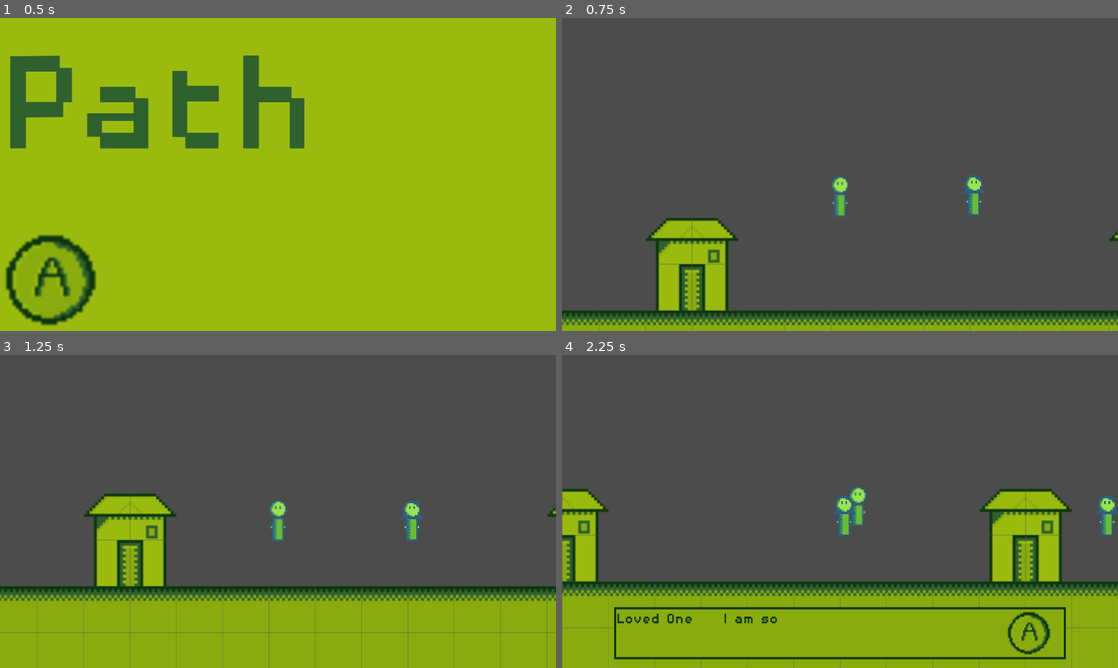
Above: before the commit, frames 1-4 (two rows, left to right).
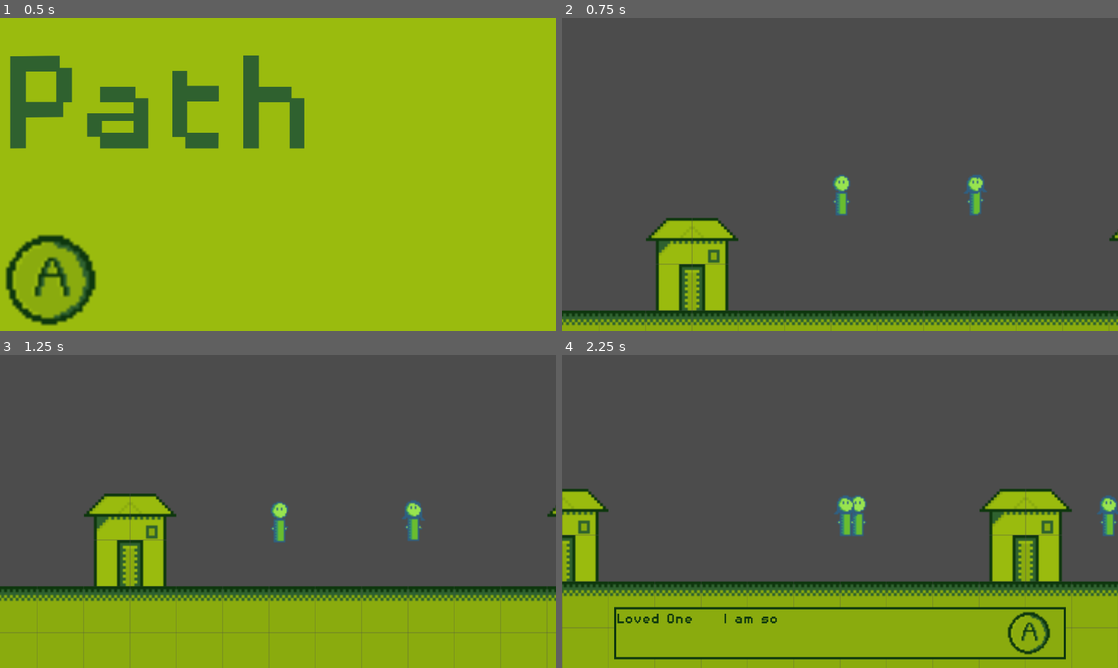
Above: after the commit, the same moments.

Repository: JamesPoole/godot-game
Game: Godot game, scene res://TitleScreen.tscn
Two runs of this game, one before a commit and one after it. Both use one fixed random seed, a clock stepped at 60 frames per second and the inputs below.
Inputs (mouse positions are in pixels of both pictures, inside the frame that each line leads up to):
- Up to frame 1 (0.5 s): no input
- Up to frame 2 (0.75 s): click (840, 280) at 0.5 s
- Up to frame 3 (1.25 s): no input
- Up to frame 4 (2.25 s): hold Right (ui_right) from 1.28 s (still down); tap E (interact) at 1.35, 2.1 s; tap Up (ui_up) at 1.52 s

Frame 1 is identical in both runs. In frame 2, 0.4% of the frame differs, in the area x 48-77%, y 50-64%; in frame 3, 0.4%; in frame 4, 0.7%, in the area x 48-100%, y 42-58%.

Commit message:
update animations

Diff:
--- a/Characters/Character.gd
+++ b/Characters/Character.gd
@@ -8,6 +8,8 @@
 
 var motion = Vector2()
 
+onready var character = get_node(".").get_name()
+
 func _ready():
 	pass
 
@@ -15,4 +17,7 @@
 	motion.y += GRAVITY
 	var friction = false
 
+	if character != "Hero":
+		$AnimatedSprite.play('standing')
+
 	motion = move_and_slide(motion, UP)
--- a/Characters/Character.tscn
+++ b/Characters/Character.tscn
@@ -1,14 +1,43 @@
-[gd_scene load_steps=6 format=2]
+[gd_scene load_steps=35 format=2]
 
 [ext_resource path="res://Characters/Character.gd" type="Script" id=1]
-[ext_resource path="res://assets/loved_one/loved-standing.png" type="Texture" id=2]
+[ext_resource path="res://assets/loved_one/standing/loved_one_standing_0.png" type="Texture" id=2]
+[ext_resource path="res://assets/loved_one/standing/loved_one_standing_1.png" type="Texture" id=3]
+[ext_resource path="res://assets/loved_one/standing/loved_one_standing_2.png" type="Texture" id=4]
+[ext_resource path="res://assets/loved_one/standing/loved_one_standing_3.png" type="Texture" id=5]
+[ext_resource path="res://assets/loved_one/standing/loved_one_standing_4.png" type="Texture" id=6]
+[ext_resource path="res://assets/loved_one/standing/loved_one_standing_5.png" type="Texture" id=7]
+[ext_resource path="res://assets/loved_one/standing/loved_one_standing_6.png" type="Texture" id=8]
+[ext_resource path="res://assets/loved_one/standing/loved_one_standing_7.png" type="Texture" id=9]
+[ext_resource path="res://assets/loved_one/standing/loved_one_standing_8.png" type="Texture" id=10]
+[ext_resource path="res://assets/loved_one/standing/loved_one_standing_9.png" type="Texture" id=11]
+[ext_resource path="res://assets/loved_one/standing/loved_one_standing_10.png" type="Texture" id=12]
+[ext_resource path="res://assets/loved_one/standing/loved_one_standing_11.png" type="Texture" id=13]
+[ext_resource path="res://assets/loved_one/standing/loved_one_standing_12.png" type="Texture" id=14]
+[ext_resource path="res://assets/loved_one/standing/loved_one_standing_13.png" type="Texture" id=15]
+[ext_resource path="res://assets/loved_one/standing/loved_one_standing_14.png" type="Texture" id=16]
+[ext_resource path="res://assets/loved_one/standing/loved_one_standing_15.png" type="Texture" id=17]
+[ext_resource path="res://assets/loved_one/standing/loved_one_standing_16.png" type="Texture" id=18]
+[ext_resource path="res://assets/loved_one/standing/loved_one_standing_17.png" type="Texture" id=19]
+[ext_resource path="res://assets/loved_one/standing/loved_one_standing_18.png" type="Texture" id=20]
+[ext_resource path="res://assets/loved_one/standing/loved_one_standing_19.png" type="Texture" id=21]
+[ext_resource path="res://assets/loved_one/standing/loved_one_standing_20.png" type="Texture" id=22]
+[ext_resource path="res://assets/loved_one/standing/loved_one_standing_21.png" type="Texture" id=23]
+[ext_resource path="res://assets/loved_one/standing/loved_one_standing_22.png" type="Texture" id=24]
+[ext_resource path="res://assets/loved_one/standing/loved_one_standing_23.png" type="Texture" id=25]
+[ext_resource path="res://assets/loved_one/standing/loved_one_standing_24.png" type="Texture" id=26]
+[ext_resource path="res://assets/loved_one/standing/loved_one_standing_25.png" type="Texture" id=27]
+[ext_resource path="res://assets/loved_one/standing/loved_one_standing_26.png" type="Texture" id=28]
+[ext_resource path="res://assets/loved_one/standing/loved_one_standing_27.png" type="Texture" id=29]
+[ext_resource path="res://assets/loved_one/standing/loved_one_standing_28.png" type="Texture" id=30]
+[ext_resource path="res://assets/loved_one/standing/loved_one_standing_29.png" type="Texture" id=31]
 
 [sub_resource type="SpriteFrames" id=1]
 animations = [ {
-"frames": [ ExtResource( 2 ) ],
+"frames": [ ExtResource( 2 ), ExtResource( 3 ), ExtResource( 4 ), ExtResource( 5 ), ExtResource( 6 ), ExtResource( 7 ), ExtResource( 8 ), ExtResource( 9 ), ExtResource( 10 ), ExtResource( 11 ), ExtResource( 12 ), ExtResource( 13 ), ExtResource( 14 ), ExtResource( 15 ), ExtResource( 16 ), ExtResource( 17 ), ExtResource( 18 ), ExtResource( 19 ), ExtResource( 20 ), ExtResource( 21 ), ExtResource( 22 ), ExtResource( 23 ), ExtResource( 24 ), ExtResource( 25 ), ExtResource( 26 ), ExtResource( 27 ), ExtResource( 28 ), ExtResource( 29 ), ExtResource( 30 ), ExtResource( 31 ) ],
 "loop": true,
 "name": "standing",
-"speed": 5.0
+"speed": 30.0
 } ]
 
 [sub_resource type="RayShape2D" id=2]
@@ -38,6 +67,5 @@
 position = Vector2( 0, 2.55773 )
 shape = SubResource( 3 )
 one_way_collision = true
-
 [connection signal="area_entered" from="Area2D" to="." method="_on_Area2D_area_entered"]
 [connection signal="area_exited" from="Area2D" to="." method="_on_Area2D_area_exited"]
--- a/Characters/Hero/Hero.tscn
+++ b/Characters/Hero/Hero.tscn
@@ -1,51 +1,79 @@
-[gd_scene load_steps=36 format=2]
+[gd_scene load_steps=64 format=2]
 
 [ext_resource path="res://Characters/Character.tscn" type="PackedScene" id=1]
 [ext_resource path="res://Characters/Hero/Hero.gd" type="Script" id=2]
-[ext_resource path="res://assets/hero/running/hero_running.png_0.png" type="Texture" id=3]
-[ext_resource path="res://assets/hero/running/hero_running.png_1.png" type="Texture" id=4]
-[ext_resource path="res://assets/hero/running/hero_running.png_2.png" type="Texture" id=5]
-[ext_resource path="res://assets/hero/running/hero_running.png_3.png" type="Texture" id=6]
-[ext_resource path="res://assets/hero/running/hero_running.png_4.png" type="Texture" id=7]
-[ext_resource path="res://assets/hero/running/hero_running.png_5.png" type="Texture" id=8]
-[ext_resource path="res://assets/hero/running/hero_running.png_6.png" type="Texture" id=9]
-[ext_resource path="res://assets/hero/running/hero_running.png_7.png" type="Texture" id=10]
-[ext_resource path="res://assets/hero/running/hero_running.png_8.png" type="Texture" id=11]
-[ext_resource path="res://assets/hero/running/hero_running.png_9.png" type="Texture" id=12]
-[ext_resource path="res://assets/hero/running/hero_running.png_10.png" type="Texture" id=13]
-[ext_resource path="res://assets/hero/running/hero_running.png_11.png" type="Texture" id=14]
-[ext_resource path="res://assets/hero/running/hero_running.png_12.png" type="Texture" id=15]
-[ext_resource path="res://assets/hero/running/hero_running.png_13.png" type="Texture" id=16]
-[ext_resource path="res://assets/hero/running/hero_running.png_14.png" type="Texture" id=17]
-[ext_resource path="res://assets/hero/running/hero_running.png_15.png" type="Texture" id=18]
-[ext_resource path="res://assets/hero/running/hero_running.png_16.png" type="Texture" id=19]
-[ext_resource path="res://assets/hero/running/hero_running.png_17.png" type="Texture" id=20]
-[ext_resource path="res://assets/hero/running/hero_running.png_18.png" type="Texture" id=21]
-[ext_resource path="res://assets/hero/running/hero_running.png_19.png" type="Texture" id=22]
-[ext_resource path="res://assets/hero/running/hero_running.png_20.png" type="Texture" id=23]
-[ext_resource path="res://assets/hero/running/hero_running.png_21.png" type="Texture" id=24]
-[ext_resource path="res://assets/hero/running/hero_running.png_22.png" type="Texture" id=25]
-[ext_resource path="res://assets/hero/running/hero_running.png_23.png" type="Texture" id=26]
-[ext_resource path="res://assets/hero/running/hero_running.png_24.png" type="Texture" id=27]
-[ext_resource path="res://assets/hero/running/hero_running.png_25.png" type="Texture" id=28]
-[ext_resource path="res://assets/hero/running/hero_running.png_26.png" type="Texture" id=29]
-[ext_resource path="res://assets/hero/running/hero_running.png_27.png" type="Texture" id=30]
-[ext_resource path="res://assets/hero/running/hero_running.png_28.png" type="Texture" id=31]
-[ext_resource path="res://assets/hero/running/hero_running.png_29.png" type="Texture" id=32]
-[ext_resource path="res://assets/hero/hero-standing.png" type="Texture" id=33]
-[ext_resource path="res://DialogueBox.tscn" type="PackedScene" id=34]
+[ext_resource path="res://assets/hero/standing/hero_standing_0.png" type="Texture" id=3]
+[ext_resource path="res://assets/hero/standing/hero_standing_1.png" type="Texture" id=4]
+[ext_resource path="res://assets/hero/standing/hero_standing_2.png" type="Texture" id=5]
+[ext_resource path="res://assets/hero/standing/hero_standing_3.png" type="Texture" id=6]
+[ext_resource path="res://assets/hero/standing/hero_standing_4.png" type="Texture" id=7]
+[ext_resource path="res://assets/hero/standing/hero_standing_5.png" type="Texture" id=8]
+[ext_resource path="res://assets/hero/standing/hero_standing_6.png" type="Texture" id=9]
+[ext_resource path="res://assets/hero/standing/hero_standing_7.png" type="Texture" id=10]
+[ext_resource path="res://assets/hero/standing/hero_standing_8.png" type="Texture" id=11]
+[ext_resource path="res://assets/hero/standing/hero_standing_9.png" type="Texture" id=12]
+[ext_resource path="res://assets/hero/standing/hero_standing_10.png" type="Texture" id=13]
+[ext_resource path="res://assets/hero/standing/hero_standing_11.png" type="Texture" id=14]
+[ext_resource path="res://assets/hero/standing/hero_standing_12.png" type="Texture" id=15]
+[ext_resource path="res://assets/hero/standing/hero_standing_13.png" type="Texture" id=16]
+[ext_resource path="res://assets/hero/standing/hero_standing_14.png" type="Texture" id=17]
+[ext_resource path="res://assets/hero/standing/hero_standing_15.png" type="Texture" id=18]
+[ext_resource path="res://assets/hero/standing/hero_standing_16.png" type="Texture" id=19]
+[ext_resource path="res://assets/hero/standing/hero_standing_17.png" type="Texture" id=20]
+[ext_resource path="res://assets/hero/standing/hero_standing_18.png" type="Texture" id=21]
+[ext_resource path="res://assets/hero/standing/hero_standing_19.png" type="Texture" id=22]
+[ext_resource path="res://assets/hero/standing/hero_standing_20.png" type="Texture" id=23]
+[ext_resource path="res://assets/hero/standing/hero_standing_21.png" type="Texture" id=24]
+[ext_resource path="res://assets/hero/standing/hero_standing_22.png" type="Texture" id=25]
+[ext_resource path="res://assets/hero/standing/hero_standing_23.png" type="Texture" id=26]
+[ext_resource path="res://assets/hero/standing/hero_standing_24.png" type="Texture" id=27]
+[ext_resource path="res://assets/hero/standing/hero_standing_25.png" type="Texture" id=28]
+[ext_resource path="res://assets/hero/standing/hero_standing_26.png" type="Texture" id=29]
+[ext_resource path="res://assets/hero/standing/hero_standing_27.png" type="Texture" id=30]
+[ext_resource path="res://assets/hero/standing/hero_standing_28.png" type="Texture" id=31]
+[ext_resource path="res://assets/hero/running/hero_running_0.png" type="Texture" id=32]
+[ext_resource path="res://assets/hero/running/hero_running_1.png" type="Texture" id=33]
+[ext_resource path="res://assets/hero/running/hero_running_2.png" type="Texture" id=34]
+[ext_resource path="res://assets/hero/running/hero_running_3.png" type="Texture" id=35]
+[ext_resource path="res://assets/hero/running/hero_running_4.png" type="Texture" id=36]
+[ext_resource path="res://assets/hero/running/hero_running_5.png" type="Texture" id=37]
+[ext_resource path="res://assets/hero/running/hero_running_6.png" type="Texture" id=38]
+[ext_resource path="res://assets/hero/running/hero_running_7.png" type="Texture" id=39]
+[ext_resource path="res://assets/hero/running/hero_running_8.png" type="Texture" id=40]
+[ext_resource path="res://assets/hero/running/hero_running_9.png" type="Texture" id=41]
+[ext_resource path="res://assets/hero/running/hero_running_10.png" type="Texture" id=42]
+[ext_resource path="res://assets/hero/running/hero_running_11.png" type="Texture" id=43]
+[ext_resource path="res://assets/hero/running/hero_running_12.png" type="Texture" id=44]
+[ext_resource path="res://assets/hero/running/hero_running_13.png" type="Texture" id=45]
+[ext_resource path="res://assets/hero/running/hero_running_14.png" type="Texture" id=46]
+[ext_resource path="res://assets/hero/running/hero_running_15.png" type="Texture" id=47]
+[ext_resource path="res://assets/hero/running/hero_running_16.png" type="Texture" id=48]
+[ext_resource path="res://assets/hero/running/hero_running_17.png" type="Texture" id=49]
+[ext_resource path="res://assets/hero/running/hero_running_18.png" type="Texture" id=50]
+[ext_resource path="res://assets/hero/running/hero_running_19.png" type="Texture" id=51]
+[ext_resource path="res://assets/hero/running/hero_running_20.png" type="Texture" id=52]
+[ext_resource path="res://assets/hero/running/hero_running_21.png" type="Texture" id=53]
+[ext_resource path="res://assets/hero/running/hero_running_22.png" type="Texture" id=54]
+[ext_resource path="res://assets/hero/running/hero_running_23.png" type="Texture" id=55]
+[ext_resource path="res://assets/hero/running/hero_running_24.png" type="Texture" id=56]
+[ext_resource path="res://assets/hero/running/hero_running_25.png" type="Texture" id=57]
+[ext_resource path="res://assets/hero/running/hero_running_26.png" type="Texture" id=58]
+[ext_resource path="res://assets/hero/running/hero_running_27.png" type="Texture" id=59]
+[ext_resource path="res://assets/hero/running/hero_running_28.png" type="Texture" id=60]
+[ext_resource path="res://assets/hero/running/hero_running_29.png" type="Texture" id=61]
+[ext_resource path="res://DialogueBox.tscn" type="PackedScene" id=62]
 
 [sub_resource type="SpriteFrames" id=1]
 animations = [ {
-"frames": [ ExtResource( 3 ), ExtResource( 4 ), ExtResource( …(454 unchanged characters)…  ), ExtResource( 30 ), ExtResource( 31 ), ExtResource( 32 ) ],
+"frames": [ ExtResource( 3 ), ExtResource( 4 ), ExtResource( …(454 unchanged characters)…  ), ExtResource( 30 ), ExtResource( 31 ) ],
+"loop": true,
+"name": "standing",
+"speed": 30.0
+}, {
+"frames": [ ExtResource( 32 ), ExtResource( 33 ), ExtResource( 34 ), ExtResource( 35 ), ExtResource( 36 ), ExtResource( 37 ), ExtResource( 38 ), ExtResource( 39 ), ExtResource( 40 ), ExtResource( 41 ), ExtResource( 42 ), ExtResource( 43 ), ExtResource( 44 ), ExtResource( 45 ), ExtResource( 46 ), ExtResource( 47 ), ExtResource( 48 ), ExtResource( 49 ), ExtResource( 50 ), ExtResource( 51 ), ExtResource( 52 ), ExtResource( 53 ), ExtResource( 54 ), ExtResource( 55 ), ExtResource( 56 ), ExtResource( 57 ), ExtResource( 58 ), ExtResource( 59 ), ExtResource( 60 ), ExtResource( 61 ) ],
 "loop": true,
 "name": "running",
 "speed": 30.0
-}, {
-"frames": [ ExtResource( 33 ) ],
-"loop": true,
-"name": "standing",
-"speed": 5.0
 } ]
 
 [node name="Hero" instance=ExtResource( 1 )]
@@ -53,8 +81,8 @@
 
 [node name="AnimatedSprite" parent="." index="0"]
 frames = SubResource( 1 )
-animation = "running"
-frame = 1
+frame = 2
+playing = true
 
 [node name="Camera2D" type="Camera2D" parent="." index="3"]
 current = true
@@ -63,7 +91,6 @@
 
 [node name="DialogueBoxContainer" type="CanvasLayer" parent="." index="4"]
 
-[node name="DialogueBox" parent="DialogueBoxContainer" index="0" instance=ExtResource( 34 )]
+[node name="DialogueBox" parent="DialogueBoxContainer" index="0" instance=ExtResource( 62 )]
 visible = false
-
 [connection signal="new_dialogue" from="." to="DialogueBoxContainer/DialogueBox" method="_on_hero_new_dialogue"]
--- a/Characters/LovedOne/LovedOne.tscn
+++ b/Characters/LovedOne/LovedOne.tscn
@@ -2,4 +2,8 @@
 
 [ext_resource path="res://Characters/Character.tscn" type="PackedScene" id=1]
 
-[node name="LovedOne" instance=ExtResource( 1 )]
+[node name="LovedOne" index="0" instance=ExtResource( 1 )]
+
+[node name="AnimatedSprite" parent="." index="0"]
+frame = 16
+playing = true
--- a/TitleScreen.tscn
+++ b/TitleScreen.tscn
@@ -44,5 +44,4 @@
 texture_normal = ExtResource( 3 )
 expand = true
 stretch_mode = 4
-
 [connection signal="button_up" from="Panel/Rows/A_Button" to="." method="_on_A_Button_button_up"]
Binary file removed: assets/hero/running/hero_running.png_0.png
Binary file removed: assets/hero/running/hero_running.png_1.png
Binary file removed: assets/hero/running/hero_running.png_10.png
Binary file removed: assets/hero/running/hero_running.png_11.png
Binary file removed: assets/hero/running/hero_running.png_12.png
Binary file removed: assets/hero/running/hero_running.png_13.png
Binary file removed: assets/hero/running/hero_running.png_14.png
Binary file removed: assets/hero/running/hero_running.png_15.png
Binary file removed: assets/hero/running/hero_running.png_16.png
Binary file removed: assets/hero/running/hero_running.png_17.png
Binary file removed: assets/hero/running/hero_running.png_18.png
Binary file removed: assets/hero/running/hero_running.png_19.png
(and 107 more such lines)
